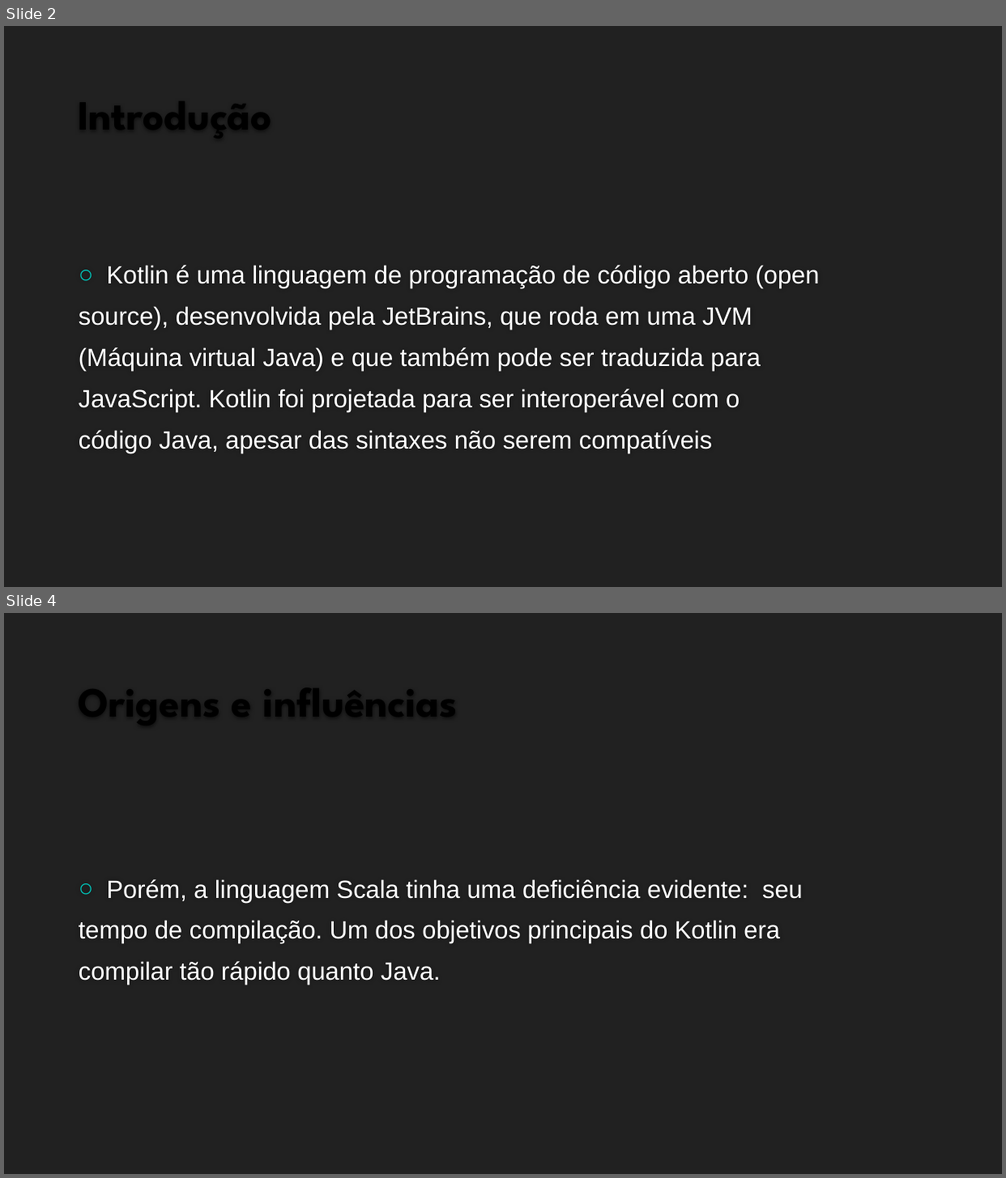
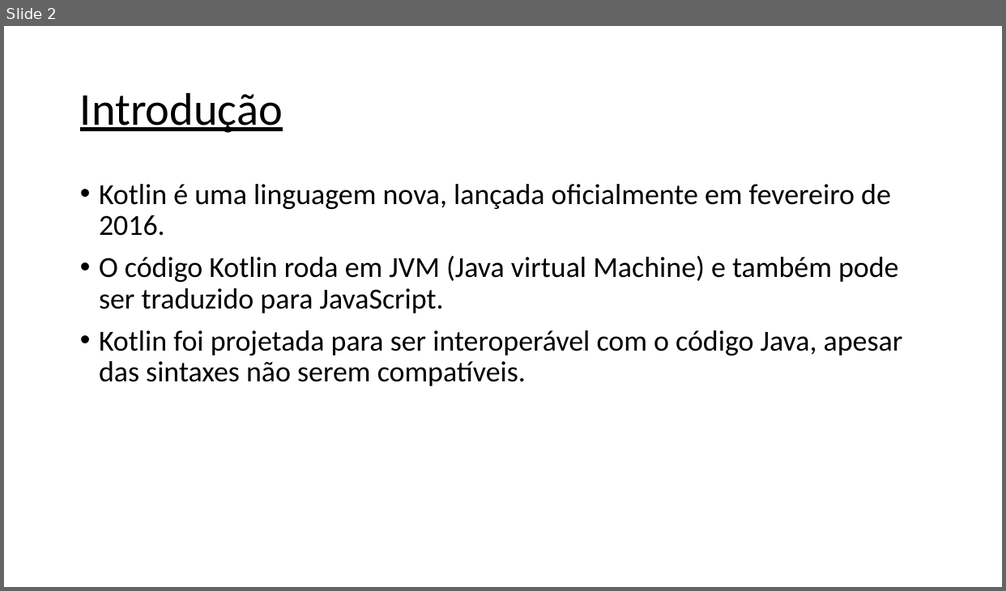
Before and after one commit to lucascomp/EDL, a slide deck: trabalhos/trabalho-01/SLIDES.pptx. Shown one above the other, each under a label of ours: slides 2 and 4 before the commit, slide 2 after it; the slides between them are not shown. The pictures are 1006x1178 and 1006x591 pixels, drawn with LibreOffice and Linux fonts; fonts in the diff are those of the drawing; background and template pictures are left out. Boxes give left, top, right and bottom in pixels: in the first picture for what was removed or moved away, otherwise in the second. Text is boxed around its words. In the diff, an @@ line names an element or a change of style, - is before the commit and + after.

```diff
--- a/trabalhos/trabalho-01/SLIDES.pptx
+++ b/trabalhos/trabalho-01/SLIDES.pptx
@@ slide 4 removed at bbox=[4, 613, 1002, 1174], background #212121 @@
@@ title removed at bbox=[70, 649, 936, 729] @@
-Origens e influências
@@ text removed at bbox=[79, 879, 803, 985] @@
-○ Porém, a linguagem Scala tinha uma deficiência evidente: seu
-tempo de compilação. Um dos objetivos principais do Kotlin era
-compilar tão rápido quanto Java.
@@ slide 2 changed as well @@
@@ background #212121 to #FFFFFF @@
@@ title "Introdução": place and size @@
-title "Introdução" at bbox=[70, 62, 936, 142]
+title "Introdução" at bbox=[80, 92, 283, 133]
@@ title "Introdução" at bbox=[80, 92, 283, 133]: size 40 to 44 pt, font League Spartan to Calibri, bold off, underline on; line spacing 1 to 0.9; vertical alignment bottom to middle @@
@@ text "Kotlin é uma linguagem nova, ..." at bbox=[99, 184, 903, 386]: vertical alignment middle to top @@
@@ text at bbox=[99, 184, 903, 386]: text changed; size 24 to 28 pt; font Arial to Calibri; text colour #FFFFFF to #000000 @@
-○ Kotlin é uma linguagem de programação de código aberto (open
-source), desenvolvida pela JetBrains, que roda em uma JVM
-(Máquina virtual Java) e que também pode ser traduzida para
-JavaScript. Kotlin foi projetada para ser interoperável com o
-código Java, apesar das sintaxes não serem compatíveis
+• Kotlin é uma linguagem nova, lançada oficialmente em fevereiro de 2016.
+• O código Kotlin roda em JVM (Java virtual Machine) e também pode ser traduzido para JavaScript.
+• Kotlin foi projetada para ser interoperável com o código Java, apesar das sintaxes não serem compatíveis.
```
Also in this commit, not shown: 6 other slides changed, 1 slide added, 4 other slides removed.
